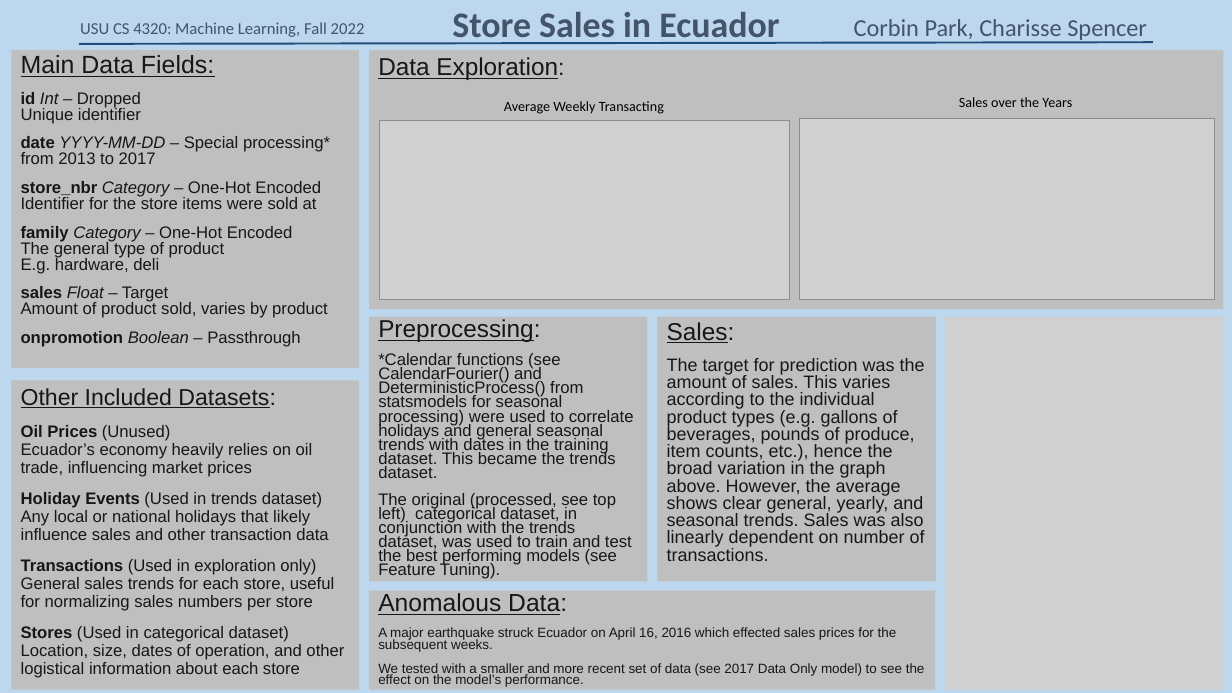
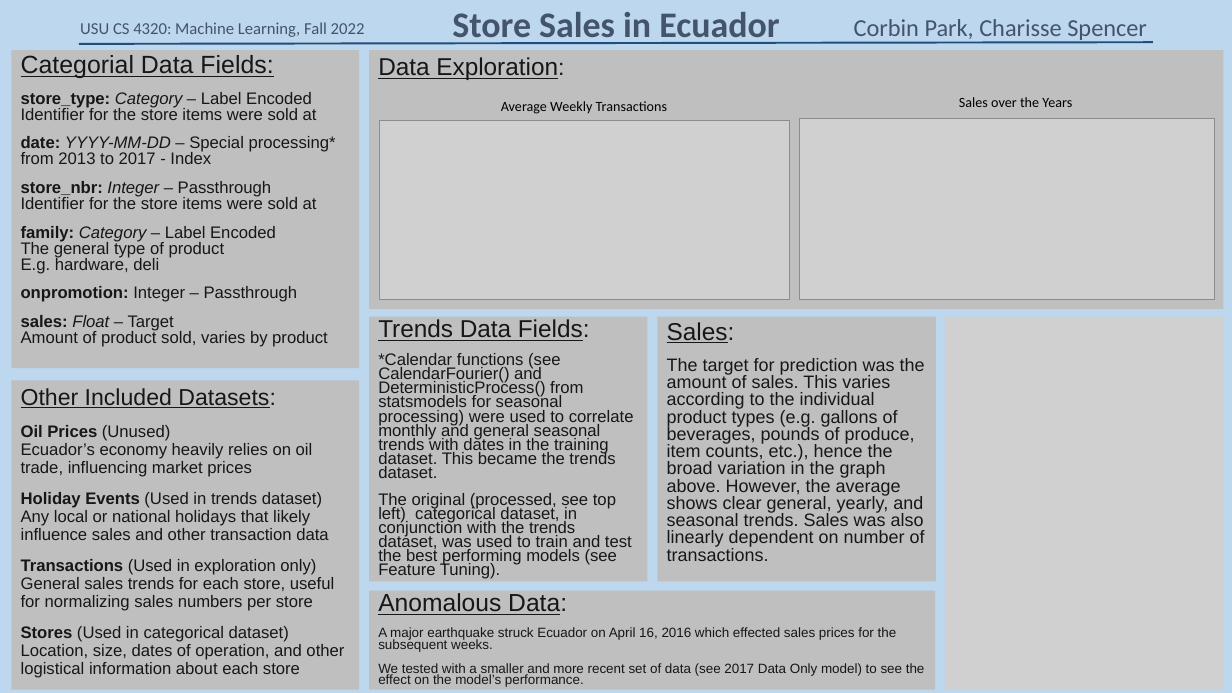
Before and after one commit to Nibroc00/Store-Sales-Machine-Learning, a slide deck: slide 1 of Presentation Slide.pptx. Drawn at 1232x693 pixels with LibreOffice and Linux fonts; fonts in the diff are those of the drawing; grey boxes stand for pictures. Boxes give left, top, right and bottom in pixels: in the first picture for what was removed or moved away, otherwise in the second. Text is boxed around its words. In the diff, an @@ line names an element or a change of style, - is before the commit and + after.

```diff
--- a/Presentation Slide.pptx
+++ b/Presentation Slide.pptx
@@ subtitle at box(21, 55, 336, 347): text changed @@
-Main Data Fields:
-id Int – Dropped
-Unique identifier
-date YYYY-MM-DD – Special processing*
-from 2013 to 2017
-store_nbr Category – One-Hot Encoded
-Identifier for the store items were sold at
-family Category – One-Hot Encoded
-The general type of product
-E.g. hardware, deli
-sales Float – Target
-Amount of product sold, varies by product
-onpromotion Boolean – Passthrough
+Categorial Data Fields:
+store_type: Category – Label Encoded
+Identifier for the store items were sold at
+date: YYYY-MM-DD – Special processing*
+from 2013 to 2017 - Index
+store_nbr: Integer – Passthrough
+Identifier for the store items were sold at
+family: Category – Label Encoded
+The general type of product
+E.g. hardware, deli
+onpromotion: Integer – Passthrough
+sales: Float – Target
+Amount of product sold, varies by product
@@ text at box(501, 101, 667, 114): text changed @@
-Average Weekly Transacting
+Average Weekly Transactions
@@ text in rectangle at box(378, 319, 634, 478): text changed @@
-Preprocessing:
-*Calendar functions (see CalendarFourier() and DeterministicProcess() from statsmodels for seasonal processing) were used to correlate holidays and general seasonal trends with dates in the training dataset. This became the trends dataset.
+Trends Data Fields:
+*Calendar functions (see CalendarFourier() and DeterministicProcess() from statsmodels for seasonal processing) were used to correlate monthly and general seasonal trends with dates in the training dataset. This became the trends dataset.
```
Also in this commit, not shown: 2 other files.
